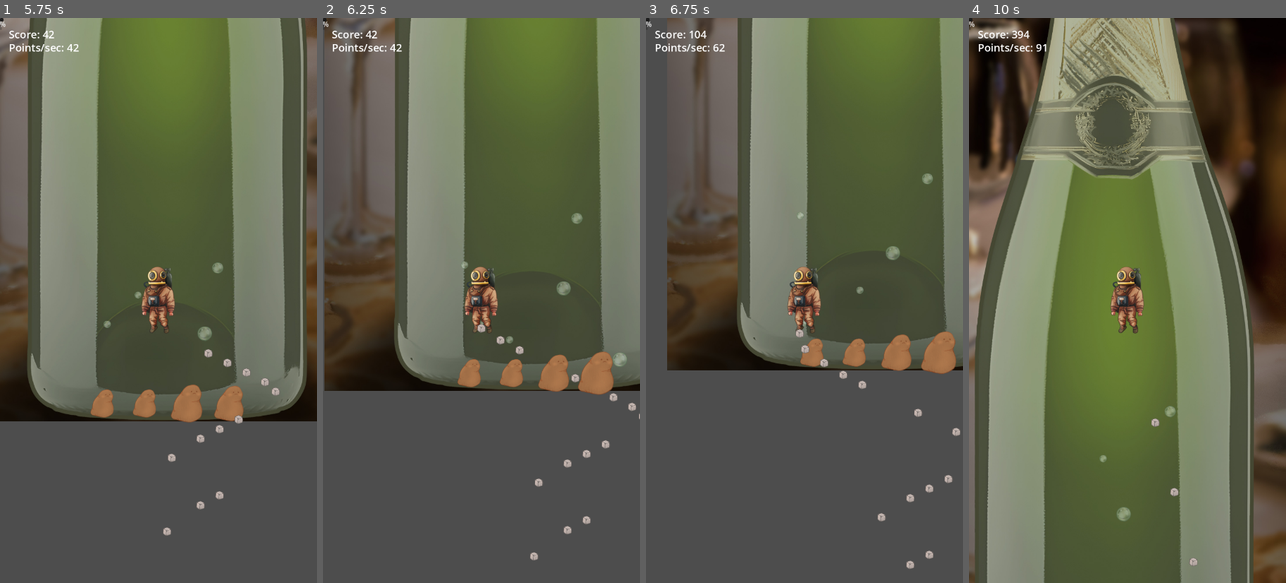
Above: before the commit, frames 1-4 (left to right).
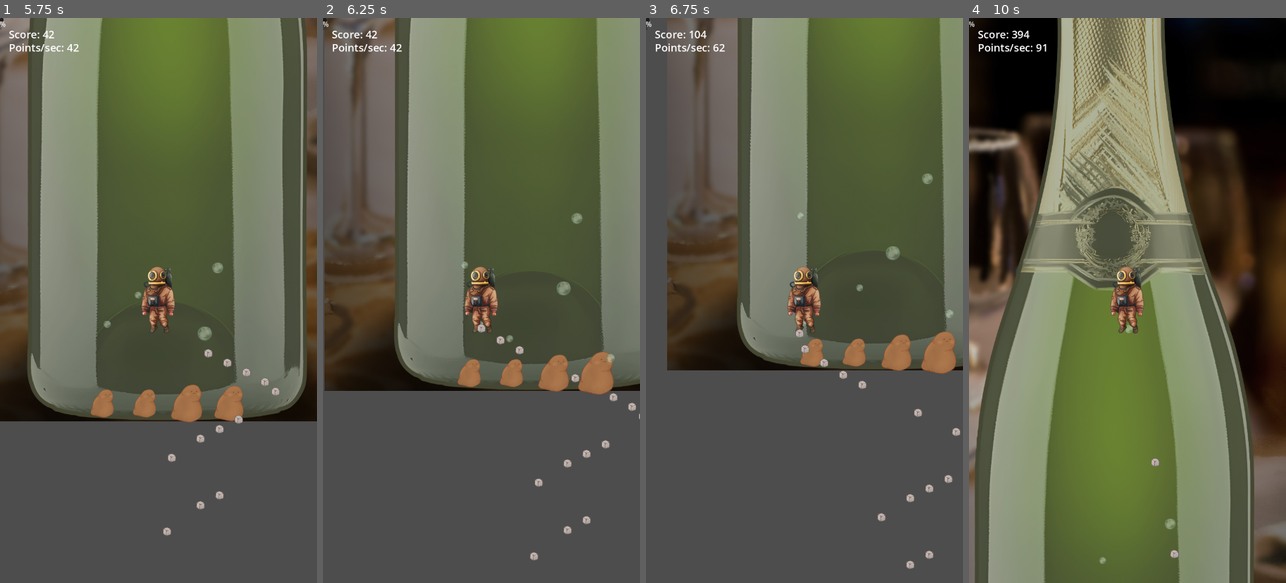
Above: after the commit, the same moments.

Repository: Pelinakit/max-paine
Game: Godot game, scene res://scenes/main_menu.tscn
Two runs of this game, one before a commit and one after it. Both use one fixed random seed, a clock stepped at 60 frames per second and the inputs below. Sound files missing from this copy of the repository are replaced by a short silence.
Inputs:
- Up to frame 1 (5.75 s): click "PLAY" at 0.5 s; hold D (move_right) 1.28-2.03 s; hold Space (shoot) 1.28-2.03 s; hold A (move_left) 2.03-2.78 s; tap Space (shoot) at 2.1, 3.6, 5.1 s; hold Space (shoot) 2.78-3.53 s; hold D (move_right) 2.78-4.28 s; hold Space (shoot) 4.28-5.03 s; hold A (move_left) from 4.28 s (still down)
- Up to frame 2 (6.25 s): keep holding A (move_left); hold Space (shoot) from 5.78 s (still down)
- Up to frame 3 (6.75 s): release A (move_left) at 6.53 s; release Space (shoot) at 6.53 s; hold D (move_right) from 6.53 s (still down); tap Space (shoot) at 6.6 s
- Up to frame 4 (10 s): hold Space (shoot) 7.28-8.03 s; tap Space (shoot) at 8.1, 9.6 s; release D (move_right) at 8.78 s; hold Space (shoot) 8.78-9.53 s; hold A (move_left) from 8.78 s (still down)

Frame 1 is identical in both runs. In frame 2, 0.1% of the frame differs, in the area x 57-96%, y 56-62%; in frame 3, less than 0.1%; in frame 4, 51%, in the area x 0-100%, y 0-100%.

Commit message:
Feat(Yeast): Add randomized bubble sound effects

Diff:
--- a/scripts/enemies/Yeast.gd
+++ b/scripts/enemies/Yeast.gd
@@ -6,9 +6,21 @@
 var current_size = 1.0
 
 var Bubble = preload("res://scenes/objects/Bubble.tscn")
+var bubble_sounds = []
 var can_spawn_bubble = true
 
 func _ready():
+	# Load all bubble sounds from directory
+	var dir = DirAccess.open("res://assets/sounds/bubble")
+	if dir:
+		dir.list_dir_begin()
+		var file_name = dir.get_next()
+		while file_name != "":
+			if file_name.ends_with(".wav"):
+				bubble_sounds.append(load("res://assets/sounds/bubble/" + file_name))
+			file_name = dir.get_next()
+		dir.list_dir_end()
+
 	update_size()
 	$Area2D.area_entered.connect(_on_area_entered)
 	start_bubble_timer()
@@ -53,5 +65,13 @@
 	bubble.position = position + Vector2(0, -$CollisionShape2D.shape.radius * 2 * current_size)
 	get_parent().add_child(bubble)
 
+	# Play random bubble sound
+	var audio = AudioStreamPlayer.new()
+	audio.stream = bubble_sounds.pick_random()
+	audio.volume_db = -20.0
+	add_child(audio)
+	audio.play()
+	audio.finished.connect(func(): audio.queue_free())
+
 	can_spawn_bubble = true
 	start_bubble_timer()
Not shown, added: assets/sounds/bubble/Bubble 01.wav.import
Not shown, added: assets/sounds/bubble/Bubble 02.wav.import
Not shown, added: assets/sounds/bubble/Bubble 03.wav.import
Not shown, added: assets/sounds/bubble/Bubble 04.wav.import
Not shown, added: assets/sounds/bubble/Bubble 05.wav.import
Not shown, added: assets/sounds/bubble/Bubble 01.wav
Not shown, added: assets/sounds/bubble/Bubble 02.wav
Not shown, added: assets/sounds/bubble/Bubble 03.wav
Not shown, added: assets/sounds/bubble/Bubble 04.wav
Not shown, added: assets/sounds/bubble/Bubble 05.wav
